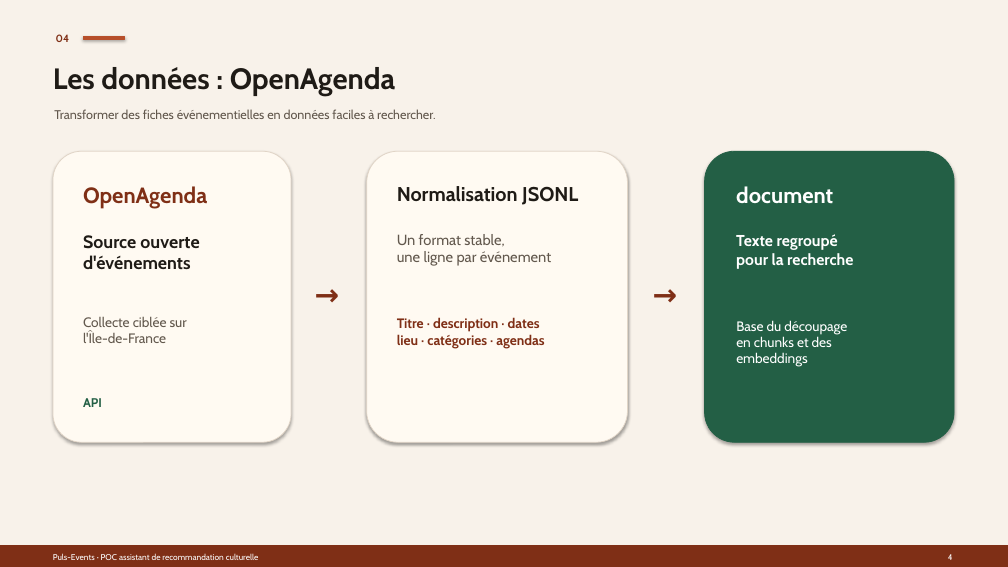
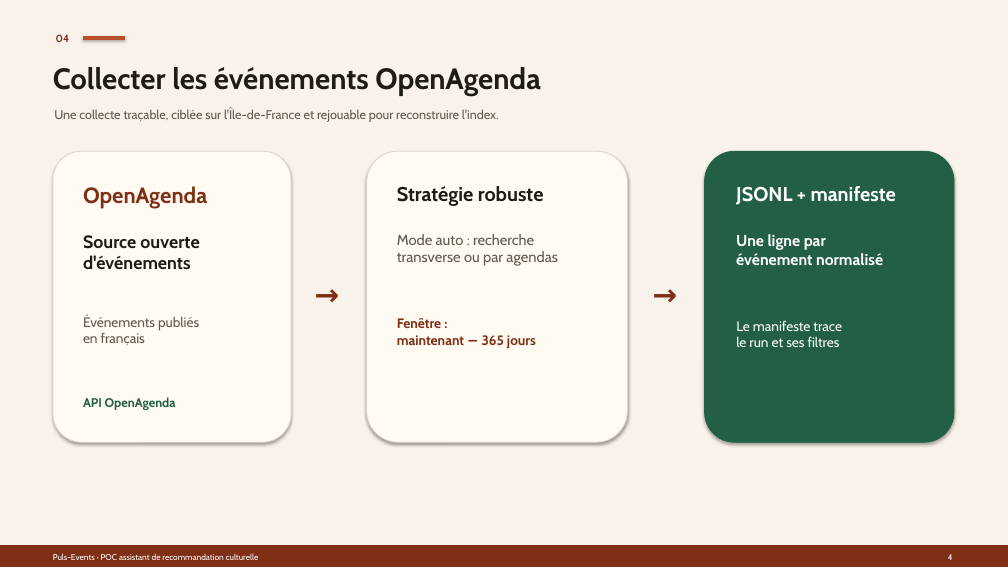
Before and after one commit to Soct/rag_oc, a slide deck: slide 4 of docs/RAG_OpenAgenda_presentation.pptx. Drawn at 1008x567 pixels with LibreOffice and Linux fonts; fonts in the diff are those of the drawing. Boxes give left, top, right and bottom in pixels: in the first picture for what was removed or moved away, otherwise in the second. Text is boxed around its words. In the diff, an @@ line names an element or a change of style, - is before the commit and + after.

```diff
--- a/docs/RAG_OpenAgenda_presentation.pptx
+++ b/docs/RAG_OpenAgenda_presentation.pptx
@@ text at (53, 67, 541, 96): text changed @@
-Les données : OpenAgenda
+Collecter les événements OpenAgenda
@@ text at (54, 109, 499, 122): text changed @@
-Transformer des fiches événementielles en données faciles à rechercher.
+Une collecte traçable, ciblée sur l'Île-de-France et rejouable pour reconstruire l'index.
@@ text at (397, 186, 544, 206): text changed @@
-Normalisation JSONL
+Stratégie robuste
@@ text at (736, 186, 896, 205): text changed; size 21 to 19 pt @@
-document
+JSONL + manifeste
@@ text at (397, 234, 557, 266): text changed @@
-Un format stable,
-une ligne par événement
+Mode auto : recherche
+transverse ou par agendas
@@ text at (736, 234, 883, 265): text changed @@
-Texte regroupé
-pour la recherche
+Une ligne par
+événement normalisé
@@ text at (83, 315, 199, 346): text changed @@
-Collecte ciblée sur
-l'Île-de-France
+Événements publiés
+en français
@@ text at (397, 318, 536, 349): text changed @@
-Titre · description · dates
-lieu · catégories · agendas
+Fenêtre :
+maintenant − 365 jours
@@ text at (736, 320, 842, 347): text changed @@
-Base du découpage
-en chunks et des embeddings
+Le manifeste trace
+le run et ses filtres
@@ text at (83, 397, 176, 410): text changed @@
-API
+API OpenAgenda
```
Also in this commit, not shown: 2 other slides changed, 2 slides added, 2 slides removed.
